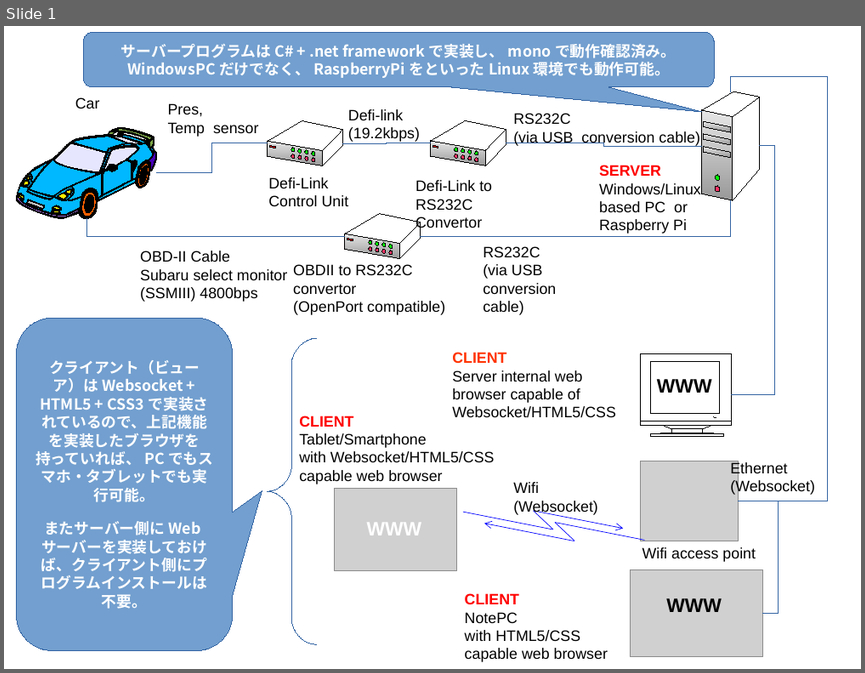
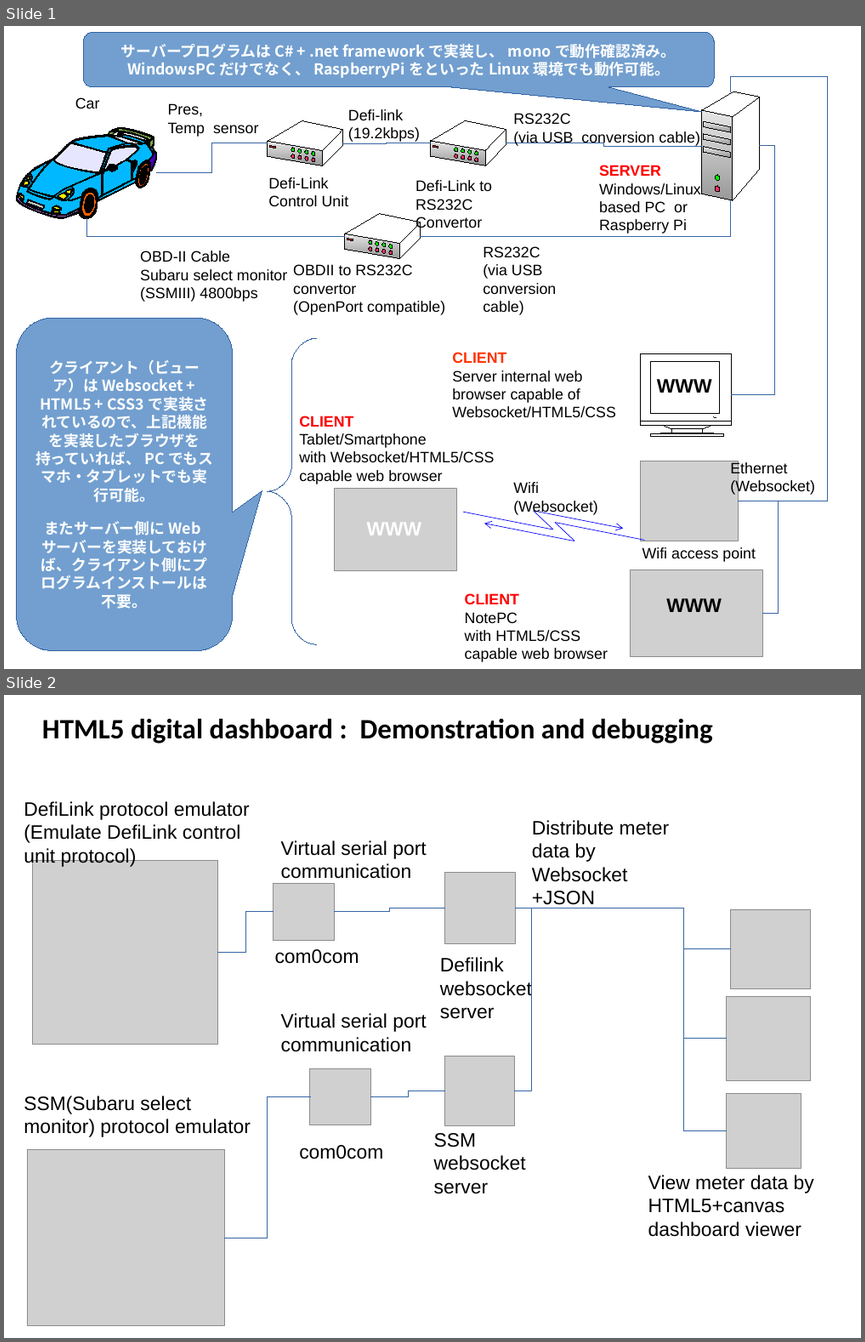
Before and after one commit to sugiuraii/WebSocketGaugeServer, a slide deck: DefiSSMCOM_Websocket/documents/DefiSSM.odp. Shown one above the other, each under a label of ours: slide 1 before the commit, slides 1 and 2 after it. The pictures are 865x673 and 865x1342 pixels, drawn with LibreOffice and Linux fonts; fonts in the diff are those of the drawing; grey boxes stand for pictures. Boxes give left, top, right and bottom in pixels: in the first picture for what was removed or moved away, otherwise in the second. Text is boxed around its words. In the diff, an @@ line names an element or a change of style, - is before the commit and + after.

Commit message:
Add document about Emulator demonstration on DefiSSM.odp

# Conflicts:
#	DefiSSMCOM_Websocket/DefiSSMCOM_Websocket.v12.suo

```diff
--- a/DefiSSMCOM_Websocket/documents/DefiSSM.odp
+++ b/DefiSSMCOM_Websocket/documents/DefiSSM.odp
@@ slide 2 added at (4, 695, 861, 1338), background #FFFFFF @@
@@ text added at (42, 718, 713, 743), 26 pt, text #000000, bold @@
+HTML5 digital dashboard : Demonstration and debugging
@@ text added at (24, 801, 250, 868), 18 pt, text #000000 @@
+DefiLink protocol emulator
+(Emulate DefiLink control unit protocol)
@@ text added at (532, 820, 669, 908), 18 pt, text #000000 @@
+Distribute meter data by
+Websocket
++JSON
@@ text added at (281, 840, 426, 879), 18 pt, text #000000 @@
+Virtual serial port
+communication
@@ picture added at (33, 861, 218, 1044) @@
@@ picture added at (445, 873, 516, 943) @@
@@ picture added at (273, 883, 335, 940) @@
@@ elbow line added from (218, 953) to (273, 912), #3465A4 0 pt @@
@@ elbow line added from (335, 912) to (445, 908), #3465A4 0 pt @@
@@ elbow line added from (515, 1091) to (516, 908), #3465A4 0 pt @@
@@ elbow line added from (516, 908) to (726, 1038), #3465A4 0 pt @@
@@ elbow line added from (516, 908) to (726, 1130), #3465A4 0 pt @@
@@ elbow line added from (516, 908) to (731, 949), #3465A4 0 pt @@
@@ picture added at (731, 909, 811, 989) @@
@@ text added at (275, 949, 359, 964), 18 pt, text #000000 @@
+com0com
@@ text added at (440, 957, 532, 1019), 18 pt, text #000000 @@
+Defilink
+websocket
+server
@@ picture added at (726, 996, 811, 1080) @@
@@ text added at (281, 1013, 426, 1052), 18 pt, text #000000 @@
+Virtual serial port
+communication
@@ picture added at (310, 1068, 372, 1125) @@
@@ picture added at (445, 1056, 515, 1127) @@
@@ text added at (24, 1095, 250, 1137), 18 pt, text #000000 @@
+SSM(Subaru select monitor) protocol emulator
@@ elbow line added from (224, 1237) to (310, 1097), #3465A4 0 pt @@
@@ elbow line added from (371, 1097) to (445, 1091), #3465A4 0 pt @@
@@ picture added at (726, 1093, 801, 1168) @@
@@ picture added at (27, 1150, 224, 1326) @@
@@ text added at (299, 1145, 383, 1159), 18 pt, text #000000 @@
+com0com
@@ text added at (434, 1133, 526, 1194), 18 pt, text #000000 @@
+SSM
+websocket
+server
@@ text added at (648, 1174, 814, 1236), 18 pt, text #000000 @@
+View meter data by HTML5+canvas dashboard viewer
```
Also in this commit, not shown: 2 other files.
